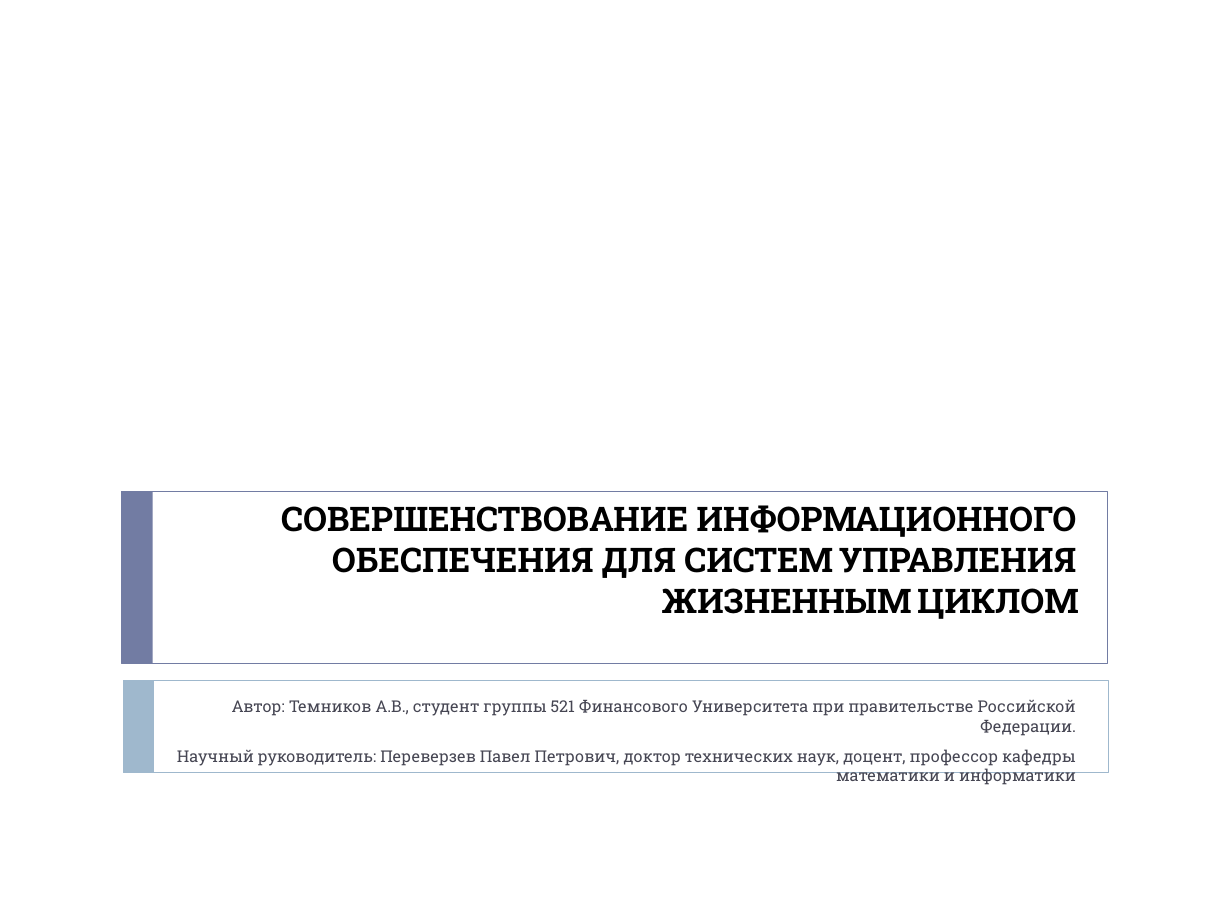
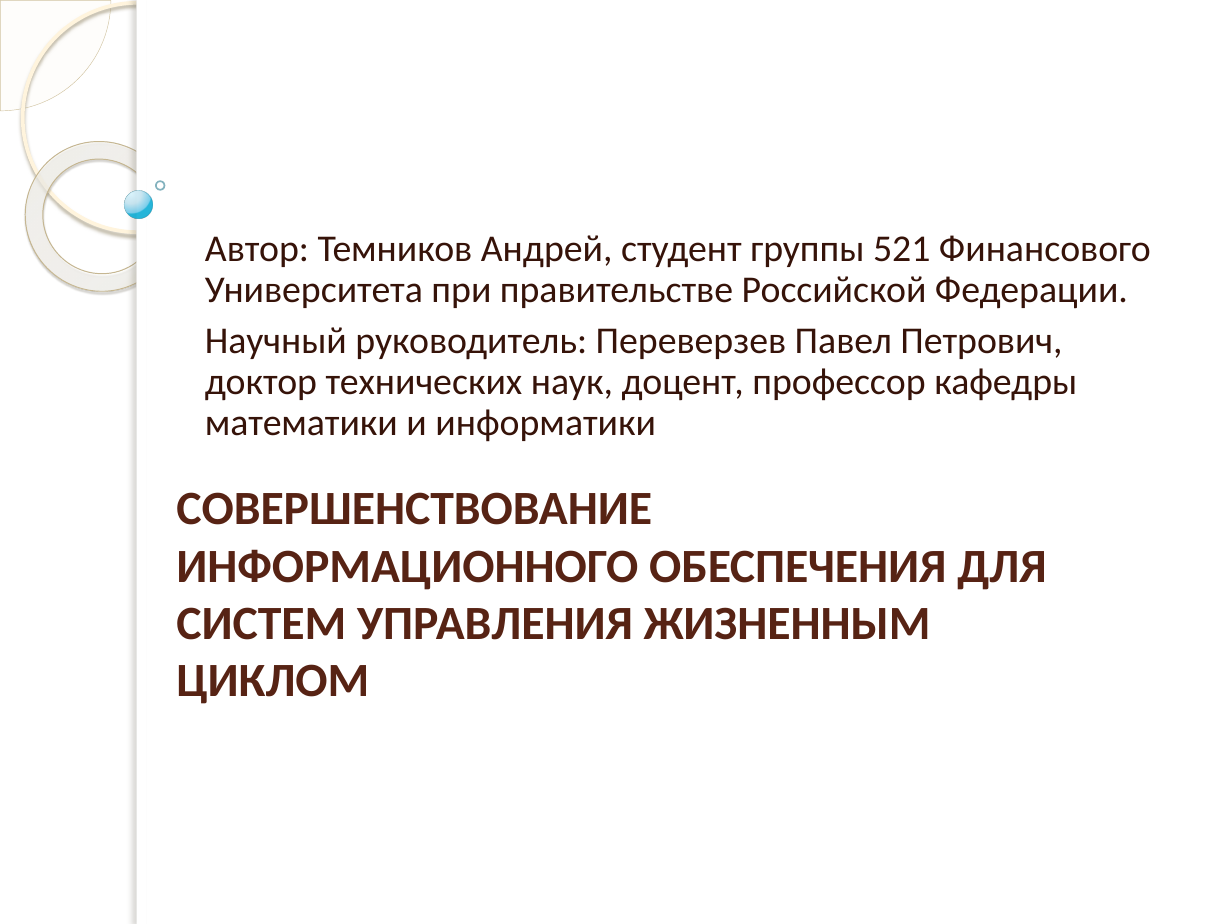
Before and after one commit to andreytemn/university, a slide deck: slide 1 of 5kurs/pereverzev/article/Темников презентация секция 4 Информационное обеспечение.pptx. Drawn at 1232x924 pixels with LibreOffice and Linux fonts; fonts in the diff are those of the drawing; background and template pictures are left out. Boxes give left, top, right and bottom in pixels: in the first picture for what was removed or moved away, otherwise in the second. Text is boxed around its words. In the diff, an @@ line names an element or a change of style, - is before the commit and + after.

```diff
--- a/5kurs/pereverzev/article/Темников презентация секция 4 Информационное обеспечение.pptx
+++ b/5kurs/pereverzev/article/Темников презентация секция 4 Информационное обеспечение.pptx
@@ pie slice (boxed as its full ellipse) added at <box>0,0,111,111</box>, fill #FEFAF4 at 33% opacity, outline #D3C39F 0.25 pt @@
@@ ellipse added at <box>22,2,251,232</box>, outline #FFF5DE 2.15 pt @@
@@ rectangle added at <box>137,0,1232,924</box>, fill #FFFFFF @@
@@ rectangle added at <box>137,0,147,924</box>, fill #FFFFFF @@
@@ donut added at <box>0,111,206,322</box>, fill gradient #FFFCF6 to #FFFEFB to #F0D28E, outline #C7B893 0.58 pt @@
@@ ellipse added at <box>124,191,153,219</box>, fill gradient #DAF4FF to #C3E3F0 to #6BC7E8 to #00ABD5, outline #308EA5 0.16 pt @@
@@ ellipse added at <box>156,181,165,190</box>, outline #318093 1 pt @@
@@ subtitle "Автор: Темников Андрей, студент группы ...": place and size @@
-subtitle "Автор: Темников Андрей, студент группы ..." at <box>177,699,1076,785</box>
+subtitle "Автор: Темников Андрей, студент группы ..." at <box>205,235,1151,442</box>
@@ subtitle at <box>205,235,1151,309</box>: text changed; size 9.5 to 22.1 pt; font Roboto Slab to Calibri; text colour #464653 to #361309 @@
-Автор: Темников А.В., студент группы 521 Финансового Университета при правительстве Российской Федерации.
+Автор: Темников Андрей, студент группы 521 Финансового Университета при правительстве Российской Федерации.
@@ subtitle at <box>205,327,1077,442</box>: size 9.5 to 22.1 pt, font Roboto Slab to Calibri, text colour #464653 to #361309 in "Научный руководитель: Переверзев Павел Петрович, доктор техн ..."; alignment right to left; indent changed; line spacing 1 to 0.9 @@
@@ title "СОВЕРШЕНСТВОВАНИЕ ИНФОРМАЦИОННОГО ОБЕСПЕЧЕНИЯ ДЛЯ СИСТЕМ ..." at <box>176,492,1046,704</box>: size 19.8 to 27.9 pt, font Roboto Slab to Calibri, text colour #000000 to #572314; alignment right to left; vertical alignment top to bottom @@
@@ rectangle removed at <box>122,492,1108,664</box> @@
@@ rectangle removed at <box>122,492,153,664</box> @@
@@ rectangle removed at <box>123,680,1109,772</box> @@
@@ rectangle removed at <box>123,680,154,772</box> @@
```
Also in this commit, not shown: 9 other slides changed, 1 slide removed, 5 other files.
